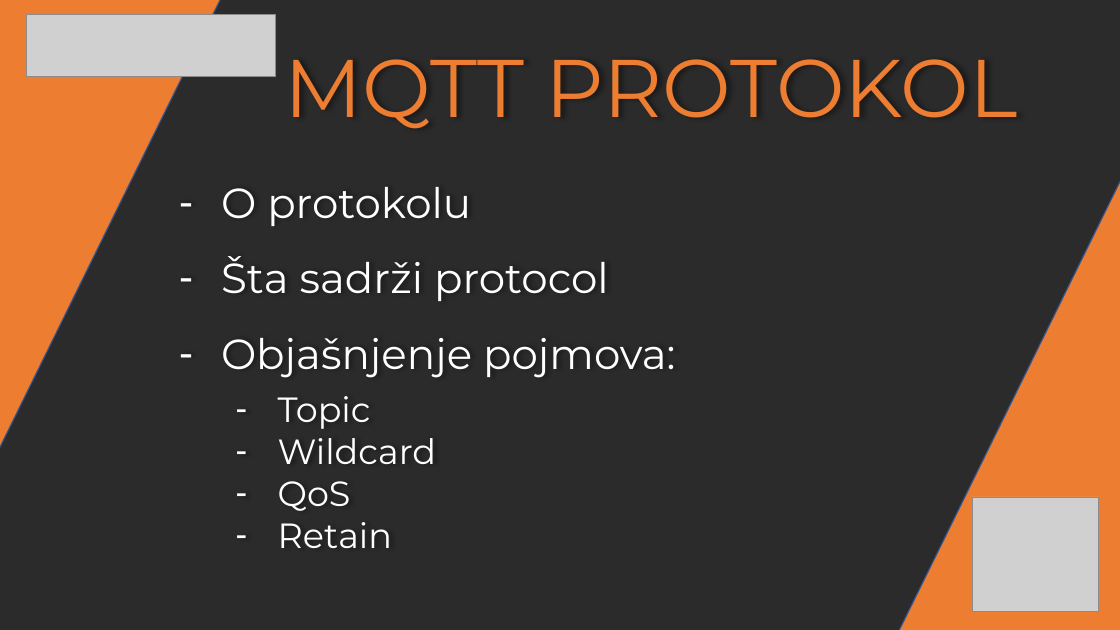
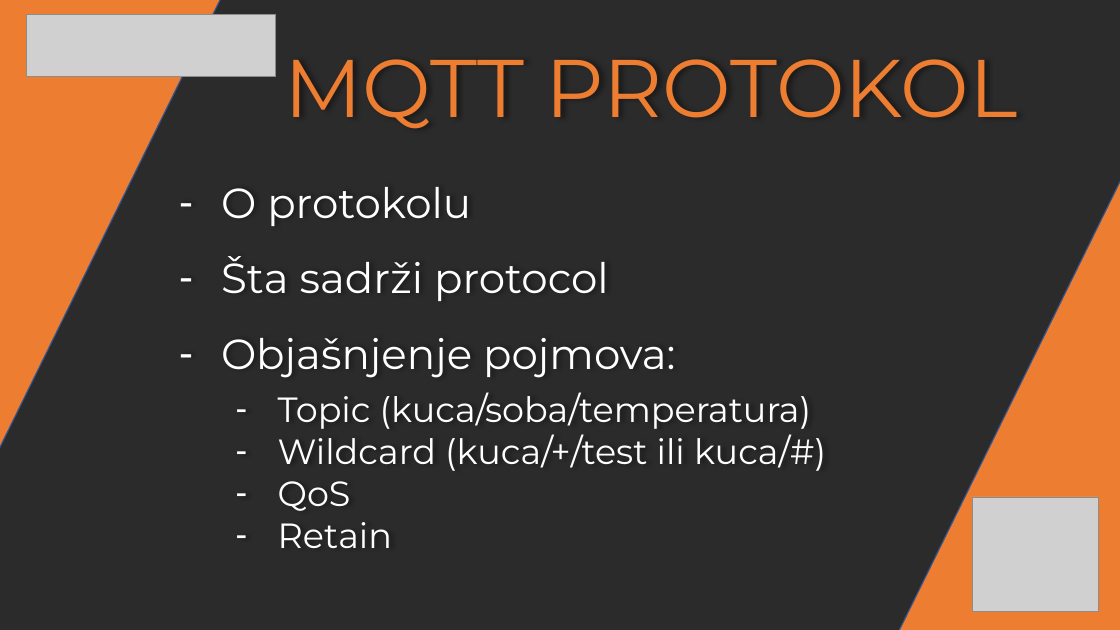
Before and after one commit to TazGee/MQTTProject, a slide deck: slide 3 of Prezentacija.pptx. Drawn at 1120x630 pixels with LibreOffice and Linux fonts; fonts in the diff are those of the drawing; grey boxes stand for pictures; background and template pictures are left out; a plain dark background stands for a picture behind light text. Boxes give left, top, right and bottom in pixels: in the first picture for what was removed or moved away, otherwise in the second. Text is boxed around its words. In the diff, an @@ line names an element or a change of style, - is before the commit and + after.

Commit message:
Update prezetacije

```diff
--- a/Prezentacija.pptx
+++ b/Prezentacija.pptx
@@ text at (x1=278, y1=392, x2=826, y2=471): text changed @@
-– Topic
-– Wildcard
+– Topic (kuca/soba/temperatura)
+– Wildcard (kuca/+/test ili kuca/#)
```
